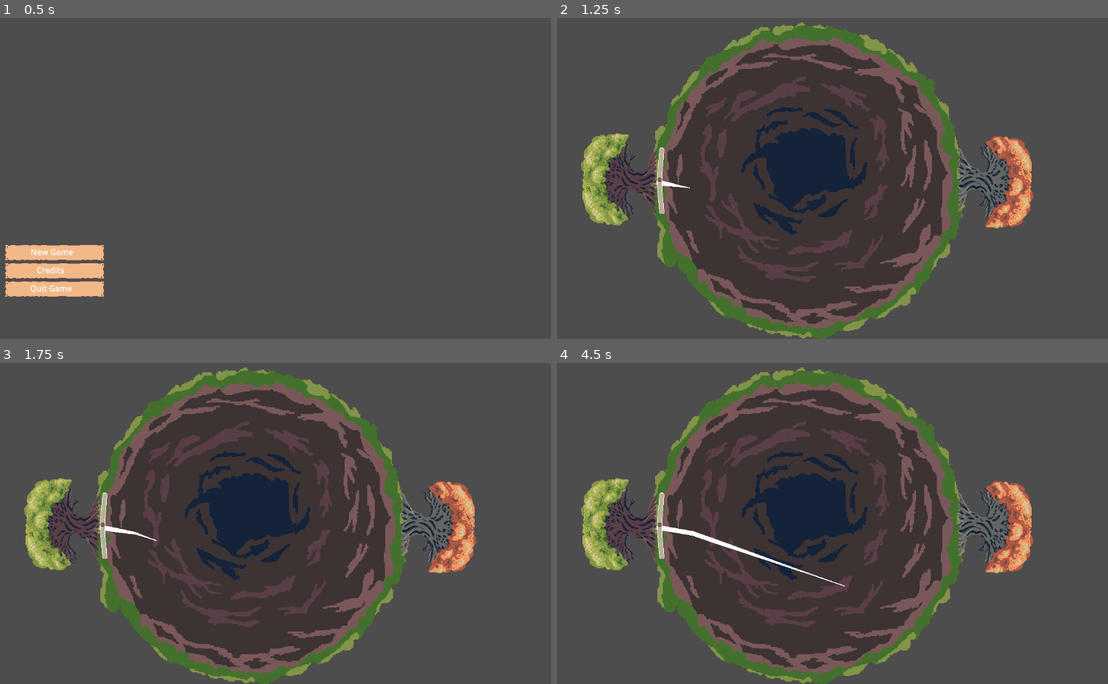
Above: before the commit, frames 1-4 (two rows, left to right).
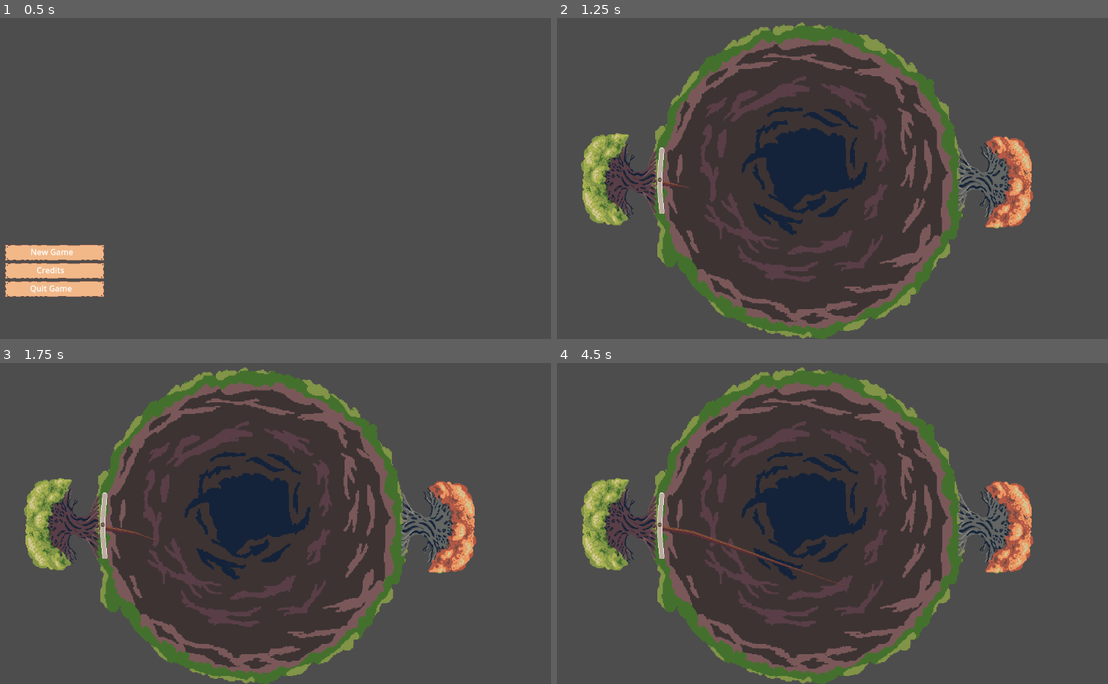
Above: after the commit, the same moments.

Repository: Rotta-Games/ragerootin
Game: Godot game, scene res://main.tscn
Two runs of this game, one before a commit and one after it. Both use one fixed random seed, a clock stepped at 60 frames per second and the inputs below.
Inputs (mouse positions are in pixels of both pictures, inside the frame that each line leads up to):
- Up to frame 1 (0.5 s): no input
- Up to frame 2 (1.25 s): click "New Game" at 0.5 s
- Up to frame 3 (1.75 s): tap Enter at 1.25 s; move the mouse to (385, 504) at 1.27 s; hold Right from 1.28 s (still down); click (385, 504) at 1.42 s
- Up to frame 4 (4.5 s): tap Space at 2 s; move the mouse to (700, 536) at 2.02 s; release Right at 2.03 s; hold Left 2.03-2.78 s; move the mouse to (876, 449) at 2.77 s; hold Right 2.78-4.28 s; move the mouse to (788, 584) at 3.52 s; click (788, 584) at 3.67 s; move the mouse to (992, 568) at 4.27 s; hold Left from 4.28 s (still down)

Frame 1 is identical in both runs. In frame 2, less than 0.1% of the frame differs, in the area x 17-25%, y 50-54%; in frame 3, 0.1%; in frame 4, 0.4%, in the area x 17-53%, y 50-70%.

Commit message:
Add root texture

Diff:
--- a/root.tscn
+++ b/root.tscn
@@ -1,6 +1,7 @@
-[gd_scene load_steps=3 format=3 uid="uid://dqskg4p7ccpna"]
+[gd_scene load_steps=4 format=3 uid="uid://s73vtbyq2umt"]
 
 [ext_resource type="Script" path="res://root.gd" id="1_7sxx2"]
+[ext_resource type="Texture2D" uid="uid://bv7o8ooxybefg" path="res://assets/gfx/root.png" id="2_uevxx"]
 
 [sub_resource type="Curve" id="Curve_4ewgy"]
 _data = [Vector2(0.139175, 0.918182), 0.0, 0.0, 0, 0, Vector2(1, 0.154545), 0.0, 0.0, 0, 0]
@@ -10,8 +11,12 @@
 script = ExtResource("1_7sxx2")
 
 [node name="Line2D" type="Line2D" parent="."]
+texture_repeat = 2
 points = PackedVector2Array(0, 0)
 width_curve = SubResource("Curve_4ewgy")
+texture = ExtResource("2_uevxx")
+texture_mode = 1
+joint_mode = 1
 
 [node name="Area2D" type="Area2D" parent="Line2D"]
 
Binary file added: assets/gfx/root.png
Not shown, added: assets/gfx/root.png.import
Not shown: 1 places in game.tscn that only renumber resources
